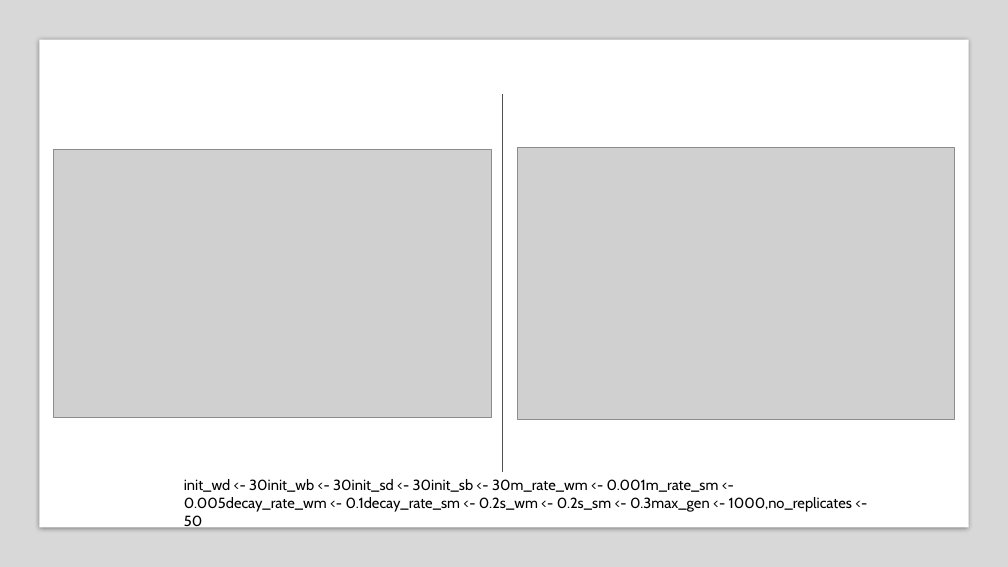
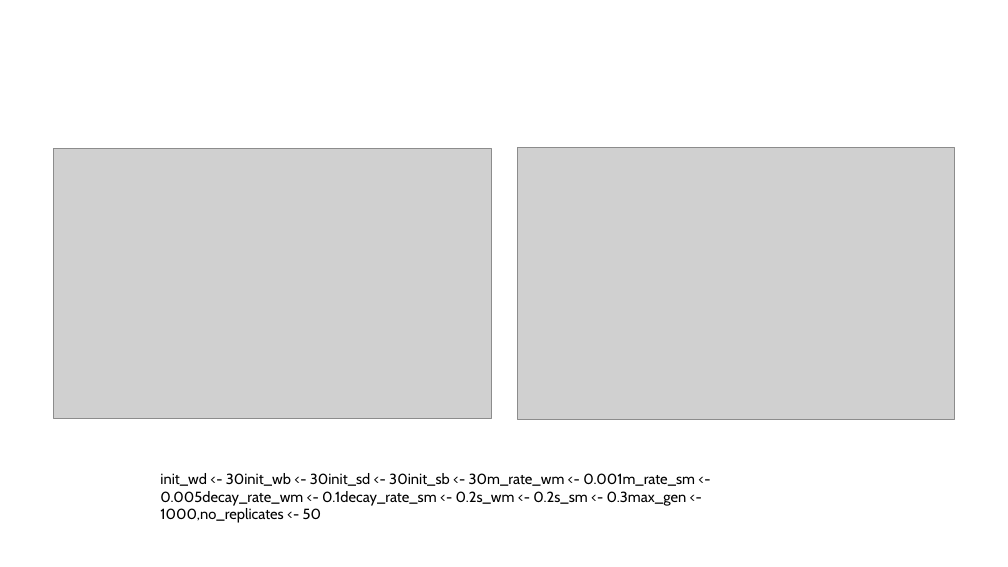
Before and after one commit to Julia-Eggenschwiler/THEEproject_Jaelle_Julia, a slide deck: slide 11 of THEE_project.pptx (slide 13 before the commit). Drawn at 1008x567 pixels with LibreOffice and Linux fonts; fonts in the diff are those of the drawing; grey boxes stand for pictures. Boxes give left, top, right and bottom in pixels: in the first picture for what was removed or moved away, otherwise in the second. Text is boxed around its words. In the diff, an @@ line names an element or a change of style, - is before the commit and + after.

```diff
--- a/THEE_project.pptx
+++ b/THEE_project.pptx
@@ rectangle removed at bbox=[0, 0, 1008, 567] @@
@@ rectangle removed at bbox=[39, 40, 969, 528] @@
@@ line removed from (503, 95) to (503, 473) @@
@@ text "init_wd <- 30init_wb <- 30init_sd ..." rewrapped from bbox=[184, 479, 852, 529] to bbox=[160, 473, 695, 523] @@
```
Also in this commit, not shown: 4 other slides changed, 2 slides added, 1 slide removed.
